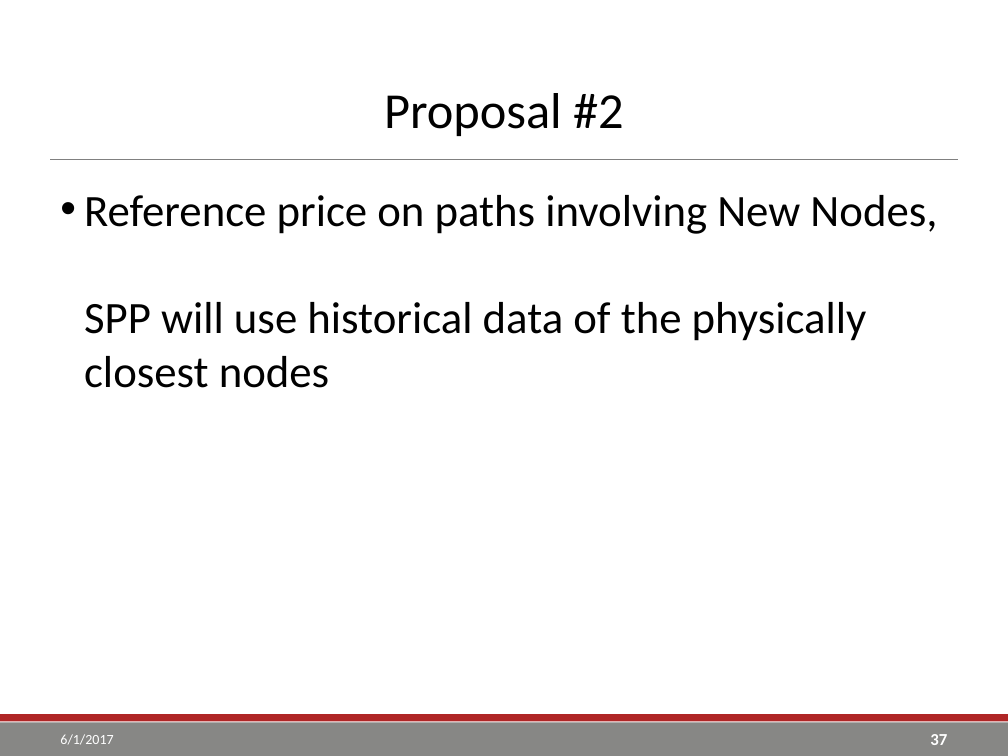
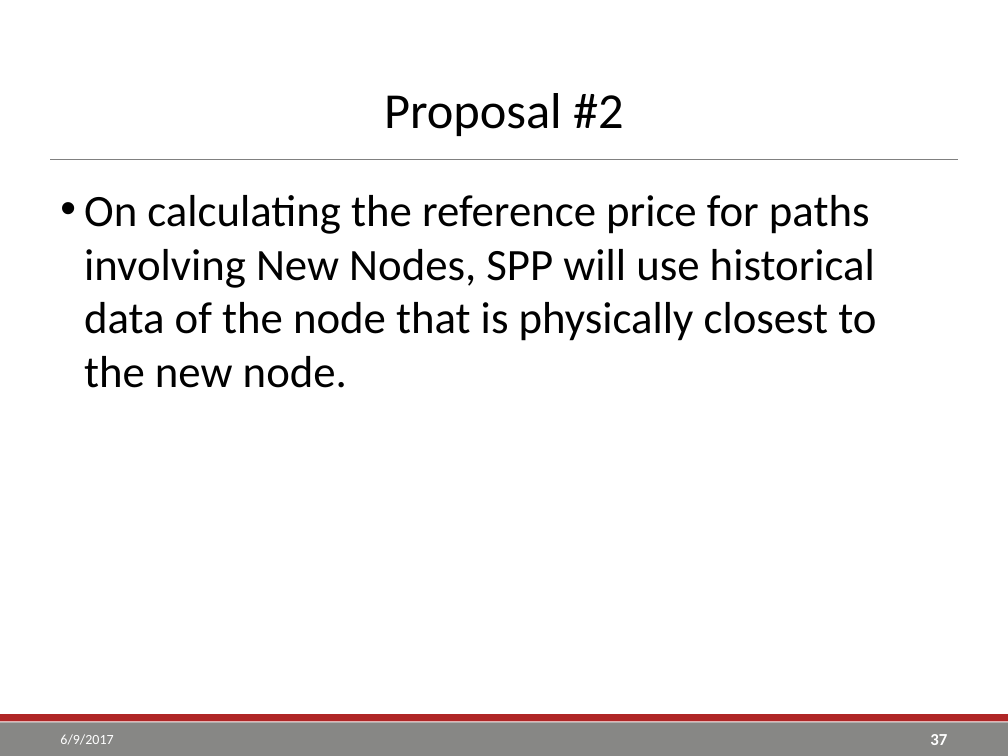
Before and after one commit to go-yohan/sppcredit, a slide deck: slide 37 of ppt/SPP TCR Reference Price Calculation.pptx. Drawn at 1008x756 pixels with LibreOffice and Linux fonts; fonts in the diff are those of the drawing; background and template pictures are left out. Boxes give left, top, right and bottom in pixels: in the first picture for what was removed or moved away, otherwise in the second. Text is boxed around its words. In the diff, an @@ line names an element or a change of style, - is before the commit and + after.

```diff
--- a/ppt/SPP TCR Reference Price Calculation.pptx
+++ b/ppt/SPP TCR Reference Price Calculation.pptx
@@ text at [84,195,876,388]: text changed @@
-• Reference price on paths involving New Nodes,
-  SPP will use historical data of the physically closest nodes
+• On calculating the reference price for paths involving New Nodes, SPP will use historical data of the node that is physically closest to the new node.
@@ text at [60,734,113,745]: text changed @@
-6/1/2017
+6/9/2017
```
Also in this commit, not shown: 54 other slides changed, 1 slide added, 1 slide removed, 3 other files.
